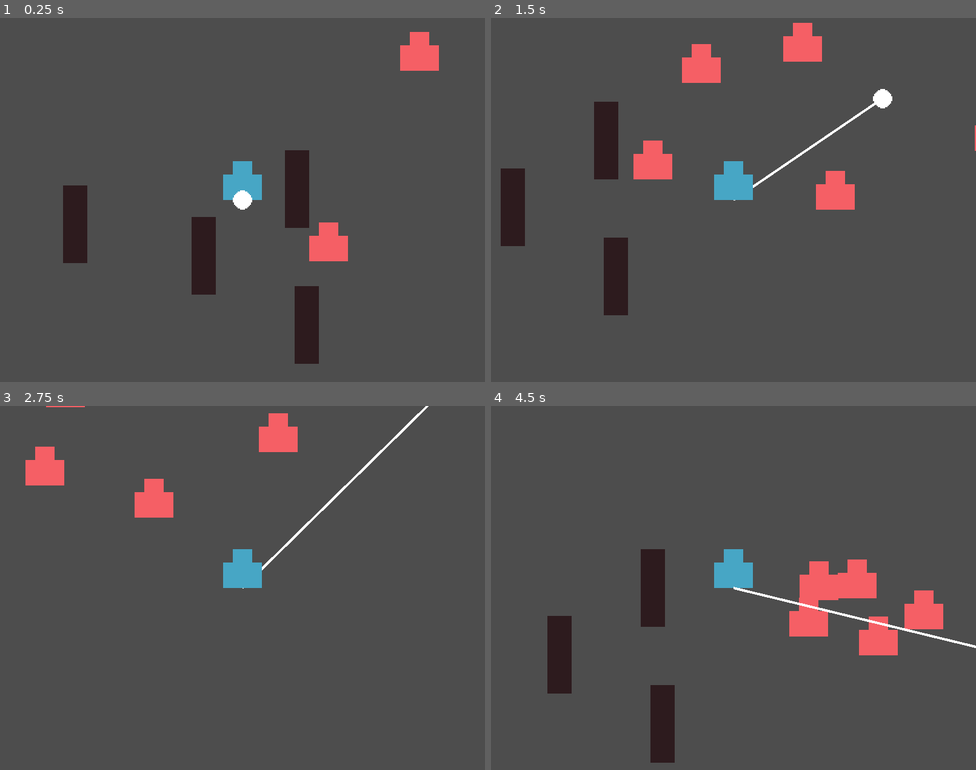
Above: before the commit, frames 1-4 (two rows, left to right).
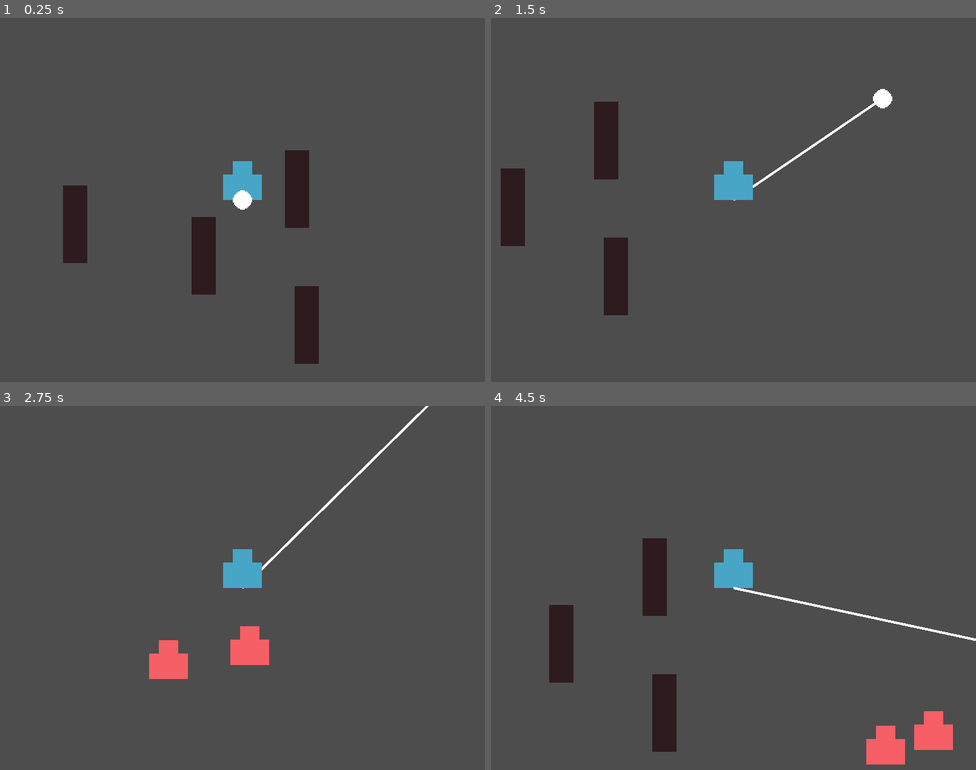
Above: after the commit, the same moments.

Repository: martindzejky/gmtk2025
Game: Godot game, scene res://main.tscn
Same seed, same stepped clock (60 frames per second), same inputs: the game is played once before the commit and once after it.
Inputs (mouse positions are in pixels of both pictures, inside the frame that each line leads up to):
- Up to frame 1 (0.25 s): no input
- Up to frame 2 (1.5 s): move the mouse to (840, 181) at 0.52 s; hold D (move_right) 0.53-1.28 s; click (840, 181) at 0.6 s; move the mouse to (636, 218) at 1.27 s; hold S (move_down) from 1.28 s (still down); click (636, 218) at 1.35 s
- Up to frame 3 (2.75 s): move the mouse to (291, 507) at 2.02 s; release S (move_down) at 2.03 s; hold D (move_right) from 2.03 s (still down); click (291, 507) at 2.1 s
- Up to frame 4 (4.5 s): move the mouse to (709, 660) at 2.77 s; release D (move_right) at 2.78 s; hold W (move_up) 2.78-3.53 s; click (709, 660) at 2.85 s; move the mouse to (879, 642) at 3.52 s; hold A (move_left) from 3.53 s (still down); click (879, 642) at 3.6 s; move the mouse to (588, 533) at 4.27 s; click (588, 533) at 4.35 s

The runs differ from the first frame. In frame 1, 1.4% of the frame differs, in the area x 63-91%, y 3-67%; in frame 2, 2.8%; in frame 3, 3.6%; in frame 4, 6.7%, in the area x 11-100%, y 36-99%.

Commit message:
enemy ai and attacks
Signed-off-by: Martin Jakubik <martindzejky@gmail.com>

Diff:
--- a/main.tscn
+++ b/main.tscn
@@ -1,28 +1,15 @@
-[gd_scene load_steps=4 format=3 uid="uid://bifqkl6lsp6wc"]
+[gd_scene load_steps=6 format=3 uid="uid://bifqkl6lsp6wc"]
 
 [ext_resource type="PackedScene" uid="uid://qwj8b5x4g7c1" path="res://objects/player.tscn" id="1_0xm2m"]
-[ext_resource type="PackedScene" uid="uid://r4tfd7m8uo5" path="res://objects/enemy.tscn" id="2_0xm2m"]
 [ext_resource type="PackedScene" uid="uid://b3eomk5mxspe6" path="res://objects/pillar.tscn" id="3_h2yge"]
+[ext_resource type="PackedScene" uid="uid://dqgwqwqwgu8ic" path="res://objects/dummy.tscn" id="4_1bvp3"]
+[ext_resource type="PackedScene" uid="uid://6x8fg57qy4w7" path="res://objects/melee_enemy.tscn" id="4_lquwl"]
+[ext_resource type="PackedScene" uid="uid://br2pnnu3i2hvh" path="res://objects/ranged_enemy.tscn" id="5_7mycd"]
 
 [node name="main" type="Node2D"]
 y_sort_enabled = true
 
 [node name="player" parent="." instance=ExtResource("1_0xm2m")]
-
-[node name="enemy" parent="." instance=ExtResource("2_0xm2m")]
-position = Vector2(81, 58)
-
-[node name="enemy2" parent="." instance=ExtResource("2_0xm2m")]
-position = Vector2(156, -114)
-
-[node name="enemy3" parent="." instance=ExtResource("2_0xm2m")]
-position = Vector2(268, -114)
-
-[node name="enemy4" parent="." instance=ExtResource("2_0xm2m")]
-position = Vector2(306, 69)
-
-[node name="enemy5" parent="." instance=ExtResource("2_0xm2m")]
-position = Vector2(440, -2)
 
 [node name="pillar" parent="." instance=ExtResource("3_h2yge")]
 position = Vector2(45, 23)
@@ -35,3 +22,36 @@
 
 [node name="pillar4" parent="." instance=ExtResource("3_h2yge")]
 position = Vector2(-138, 52)
+
+[node name="dummy" parent="." instance=ExtResource("4_1bvp3")]
+position = Vector2(-240, -127)
+
+[node name="dummy2" parent="." instance=ExtResource("4_1bvp3")]
+position = Vector2(-347, -103)
+
+[node name="dummy3" parent="." instance=ExtResource("4_1bvp3")]
+position = Vector2(-379, -167)
+
+[node name="melee_enemy" parent="." instance=ExtResource("4_lquwl")]
+position = Vector2(280, 345)
+
+[node name="melee_enemy2" parent="." instance=ExtResource("4_lquwl")]
+position = Vector2(394, 307)
+
+[node name="melee_enemy3" parent="." instance=ExtResource("4_lquwl")]
+position = Vector2(-136, 466)
+
+[node name="melee_enemy4" parent="." instance=ExtResource("4_lquwl")]
+position = Vector2(-60, 509)
+
+[node name="ranged_enemy" parent="." instance=ExtResource("5_7mycd")]
+position = Vector2(674, 423)
+
+[node name="ranged_enemy2" parent="." instance=ExtResource("5_7mycd")]
+position = Vector2(741, 489)
+
+[node name="ranged_enemy3" parent="." instance=ExtResource("5_7mycd")]
+position = Vector2(-471, 773)
+
+[node name="ranged_enemy4" parent="." instance=ExtResource("5_7mycd")]
+position = Vector2(-553, 856)
--- /dev/null
+++ b/objects/dummy.tscn
@@ -0,0 +1,13 @@
+[gd_scene load_steps=3 format=3 uid="uid://dqgwqwqwgu8ic"]
+
+[ext_resource type="PackedScene" uid="uid://r4tfd7m8uo5" path="res://objects/enemy.tscn" id="1_swki7"]
+[ext_resource type="Texture2D" uid="uid://chl26xrca3a67" path="res://sprites/dummy.png" id="2_gumd0"]
+
+[node name="dummy" instance=ExtResource("1_swki7")]
+can_move = false
+can_attack_melee = false
+can_attack_ranged = false
+
+[node name="sprite" parent="." index="0"]
+modulate = Color(0.566756, 0.259879, 0.265324, 1)
+texture = ExtResource("2_gumd0")
--- a/objects/enemy.tscn
+++ b/objects/enemy.tscn
@@ -1,15 +1,22 @@
-[gd_scene load_steps=4 format=3 uid="uid://r4tfd7m8uo5"]
+[gd_scene load_steps=6 format=3 uid="uid://r4tfd7m8uo5"]
 
 [ext_resource type="Script" uid="uid://fieie7mlojfh" path="res://scripts/enemy.gd" id="1_7jlpp"]
 [ext_resource type="Texture2D" uid="uid://vhkk0mpqefa4" path="res://sprites/dude.png" id="1_882u1"]
+[ext_resource type="PackedScene" uid="uid://ccv1x3ptc2xx" path="res://objects/melee_strike.tscn" id="2_41oev"]
+[ext_resource type="PackedScene" uid="uid://dr57aya15ff0d" path="res://objects/projectile.tscn" id="3_we7g8"]
 
 [sub_resource type="CircleShape2D" id="CircleShape2D_882u1"]
 radius = 8.0
 
-[node name="enemy" type="CharacterBody2D" groups=["enemy"]]
+[node name="enemy" type="CharacterBody2D" node_paths=PackedStringArray("melee_cooldown_timer", "shoot_cooldown_timer") groups=["enemy"]]
 collision_layer = 4
 collision_mask = 7
+motion_mode = 1
 script = ExtResource("1_7jlpp")
+melee_strike_object = ExtResource("2_41oev")
+projectile_object = ExtResource("3_we7g8")
+melee_cooldown_timer = NodePath("melee_cooldown")
+shoot_cooldown_timer = NodePath("shoot_cooldown")
 
 [node name="sprite" type="Sprite2D" parent="."]
 modulate = Color(0.959393, 0.373996, 0.395027, 1)
@@ -18,3 +25,11 @@
 
 [node name="shape" type="CollisionShape2D" parent="."]
 shape = SubResource("CircleShape2D_882u1")
+
+[node name="melee_cooldown" type="Timer" parent="."]
+wait_time = 0.6
+one_shot = true
+
+[node name="shoot_cooldown" type="Timer" parent="."]
+wait_time = 1.4
+one_shot = true
--- /dev/null
+++ b/objects/melee_enemy.tscn
@@ -0,0 +1,6 @@
+[gd_scene load_steps=2 format=3 uid="uid://6x8fg57qy4w7"]
+
+[ext_resource type="PackedScene" uid="uid://r4tfd7m8uo5" path="res://objects/enemy.tscn" id="1_ah8rq"]
+
+[node name="melee_enemy" instance=ExtResource("1_ah8rq")]
+can_attack_ranged = false
--- /dev/null
+++ b/objects/melee_strike.tscn
@@ -0,0 +1,19 @@
+[gd_scene load_steps=3 format=3 uid="uid://ccv1x3ptc2xx"]
+
+[ext_resource type="Texture2D" uid="uid://bf34oh7ibnpc4" path="res://sprites/melee_strike.png" id="1_1x5pd"]
+[ext_resource type="Script" uid="uid://dm0ei106x2jrl" path="res://scripts/melee_strike.gd" id="1_iumy6"]
+
+[node name="melee_strike" type="Node2D"]
+script = ExtResource("1_iumy6")
+
+[node name="sprite" type="Sprite2D" parent="."]
+z_index = 1
+position = Vector2(5, 0)
+texture = ExtResource("1_1x5pd")
+
+[node name="delete_timer" type="Timer" parent="."]
+wait_time = 0.1
+one_shot = true
+autostart = true
+
+[connection signal="timeout" from="delete_timer" to="." method="queue_free"]
--- /dev/null
+++ b/objects/projectile.tscn
@@ -0,0 +1,15 @@
+[gd_scene load_steps=3 format=3 uid="uid://dr57aya15ff0d"]
+
+[ext_resource type="Script" uid="uid://bb8jo10py3qxv" path="res://scripts/projectile.gd" id="1_ibous"]
+[ext_resource type="Texture2D" uid="uid://cutyewlewbcyg" path="res://sprites/arrow.png" id="1_x17f1"]
+
+[node name="projectile" type="Node2D"]
+script = ExtResource("1_ibous")
+
+[node name="sprite" type="Sprite2D" parent="."]
+texture = ExtResource("1_x17f1")
+
+[node name="delete_timer" type="Timer" parent="."]
+wait_time = 6.0
+one_shot = true
+autostart = true
--- /dev/null
+++ b/objects/ranged_enemy.tscn
@@ -0,0 +1,9 @@
+[gd_scene load_steps=2 format=3 uid="uid://br2pnnu3i2hvh"]
+
+[ext_resource type="PackedScene" uid="uid://r4tfd7m8uo5" path="res://objects/enemy.tscn" id="1_1x6l7"]
+
+[node name="ranged_enemy" instance=ExtResource("1_1x6l7")]
+move_speed = 40.0
+can_attack_melee = false
+min_ranged_attack_distance = 80.0
+max_ranged_attack_distance = 160.0
--- a/scripts/enemy.gd
+++ b/scripts/enemy.gd
@@ -1,23 +1,63 @@
 extends CharacterBody2D
 class_name Enemy
 
-@export var speed := 50.0
+@export var can_move := true
+@export var move_speed := 50.0
 @export var hook_pull_speed := 20.0
+
+@export var can_attack_melee := true
+@export var melee_strike_distance := 20.0
+@export var melee_strike_object: PackedScene
+@export var can_attack_ranged := true
+@export var min_ranged_attack_distance := 20.0
+@export var max_ranged_attack_distance := 100.0
+@export var projectile_object: PackedScene
+
+@export var melee_cooldown_timer: Timer
+@export var shoot_cooldown_timer: Timer
 
 func _physics_process(_delta):
   velocity = Vector2.ZERO
 
-  # move towards player
-  if global_position.distance_to(Game.player.global_position) > 20:
-    var direction := global_position.direction_to(Game.player.global_position)
-    velocity += direction * get_movement_speed()
+  var distance_to_player := global_position.distance_to(Game.player.global_position)
 
-  # lasso segment pull
+  if melee_cooldown_timer.time_left <= 0 and shoot_cooldown_timer.time_left <= 0:
+    if can_attack_ranged:
+      if distance_to_player > max_ranged_attack_distance:
+        move_towards_player()
+      elif distance_to_player < min_ranged_attack_distance:
+        if can_attack_melee:
+          if distance_to_player > melee_strike_distance:
+            move_towards_player()
+        else:
+          move_away_from_player()
+    elif can_attack_melee:
+      if distance_to_player > melee_strike_distance:
+        move_towards_player()
+
+  if can_attack_melee and melee_cooldown_timer.time_left <= 0 and distance_to_player <= melee_strike_distance:
+    attack_melee()
+
+  if can_attack_ranged and shoot_cooldown_timer.time_left <= 0 and distance_to_player >= min_ranged_attack_distance and distance_to_player <= max_ranged_attack_distance:
+    shoot_ranged()
+
   if is_hooked_by_segment():
-    var direction := global_position.direction_to(Game.hook.global_position)
-    velocity += direction * hook_pull_speed
+    lasso_segment_pull()
 
-  move_and_slide()
+  if can_move:
+    move_and_slide()
+
+func move_towards_player():
+  var direction := global_position.direction_to(Game.player.global_position)
+  velocity += direction * get_movement_speed()
+
+func move_away_from_player():
+  var direction := Game.player.global_position.direction_to(global_position)
+  velocity += direction * get_movement_speed()
+
+func lasso_segment_pull():
+  var direction := global_position.direction_to(Game.hook.global_position)
+  velocity += direction * hook_pull_speed
 
 func is_hooked():
   var groups := ['hook', 'segment']
@@ -42,6 +82,24 @@
 
 func get_movement_speed():
   if not is_hooked():
-    return speed
+    return move_speed
 
-  return lerpf(speed/2, speed/10, Game.hook.get_catch_percentage())
+  return lerpf(move_speed/2, move_speed/10, Game.hook.get_catch_percentage())
+
+func attack_melee():
+  melee_cooldown_timer.start()
+
+  var melee_strike = melee_strike_object.instantiate()
+  get_parent().add_child(melee_strike)
+
+  melee_strike.global_position = global_position
+  melee_strike.global_rotation = global_position.angle_to_point(Game.player.global_position)
+
+func shoot_ranged():
+  shoot_cooldown_timer.start()
+
+  var projectile = projectile_object.instantiate()
+  get_parent().add_child(projectile)
+
+  projectile.global_position = global_position
+  projectile.global_rotation = global_position.angle_to_point(Game.player.global_position)
--- /dev/null
+++ b/scripts/melee_strike.gd
@@ -0,0 +1,2 @@
+extends Node2D
+class_name MeleeStrike
--- /dev/null
+++ b/scripts/projectile.gd
@@ -0,0 +1,7 @@
+extends Node2D
+class_name Projectile
+
+@export var move_speed := 220.0
+
+func _process(delta):
+  position += Vector2.RIGHT.rotated(rotation) * move_speed * delta
Not shown, added: scripts/melee_strike.gd.uid
Not shown, added: scripts/projectile.gd.uid
Binary file added: sprites/arrow.png
Not shown, added: sprites/arrow.png.import
Binary file added: sprites/dummy.png
Not shown, added: sprites/dummy.png.import
Binary file added: sprites/melee_strike.png
Not shown, added: sprites/melee_strike.png.import
